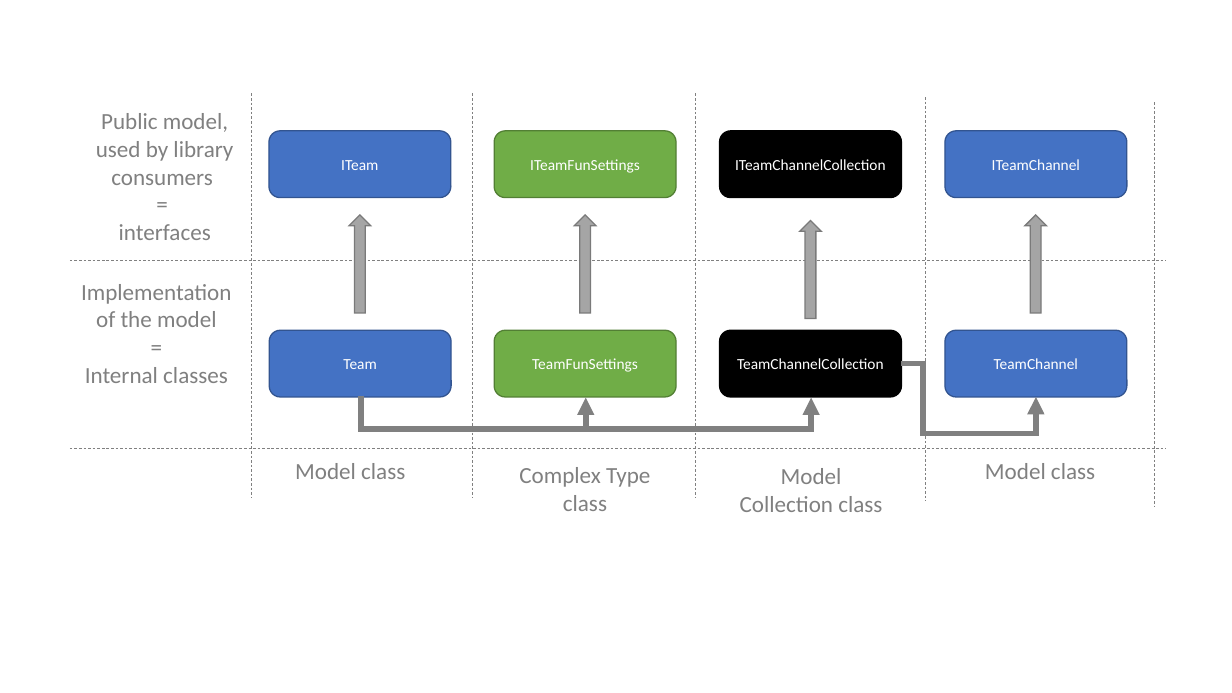
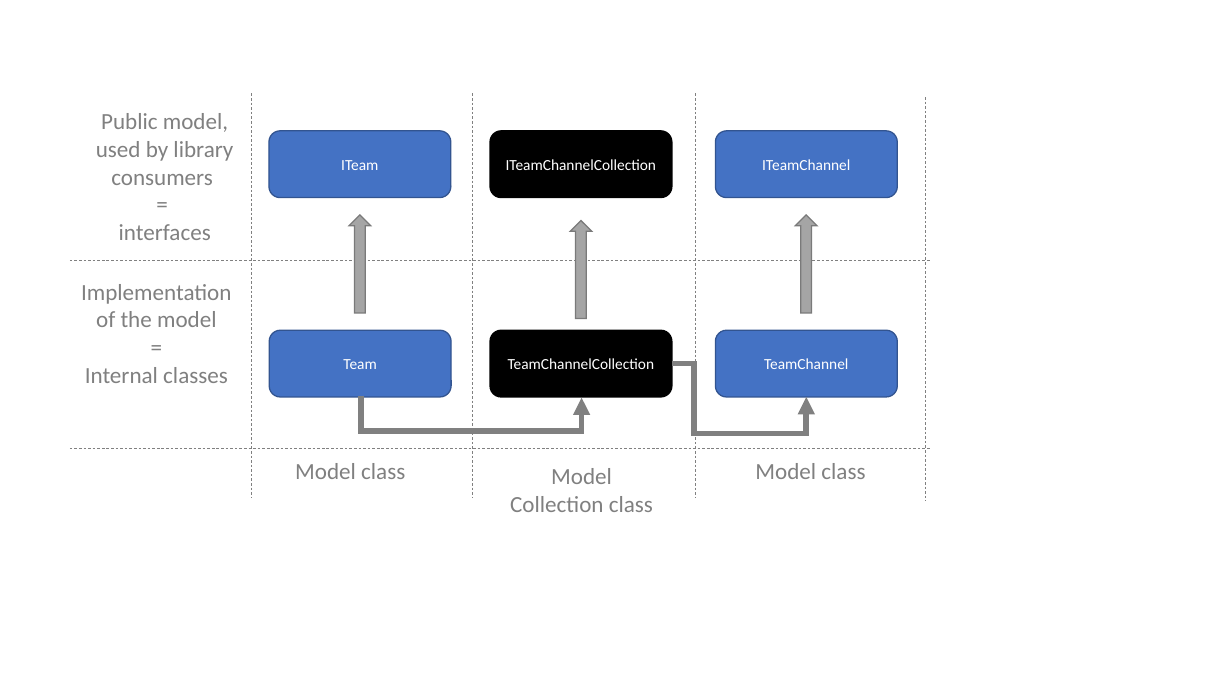
Before and after one commit to pnp/pnpcore, a slide deck: slide 1 of docs/Documentation drawings.pptx. Drawn at 1232x693 pixels with LibreOffice and Linux fonts; fonts in the diff are those of the drawing. Boxes give left, top, right and bottom in pixels: in the first picture for what was removed or moved away, otherwise in the second. Text is boxed around its words. In the diff, an @@ line names an element or a change of style, - is before the commit and + after.

```diff
--- a/docs/Documentation drawings.pptx
+++ b/docs/Documentation drawings.pptx
@@ line removed from (1154, 103) to (1154, 506) @@
@@ rounded rectangle removed at <box>494,131,677,198</box> @@
-ITeamFunSettings
@@ up arrow removed at <box>575,215,596,313</box> @@
@@ line moved from (70, 261) - (1166, 261) to (70, 261) - (932, 261) @@
@@ rounded rectangle removed at <box>494,330,677,396</box> @@
-TeamFunSettings
@@ 4 rounded rectangles, 2 texts, 2 up arrows, 1 elbow arrow: place and size @@
-4 rounded rectangles, 2 texts, 2 up arrows, 1 elbow arrow at <box>720,131,1128,512</box>
+4 rounded rectangles, 2 texts, 2 up arrows, 1 elbow arrow at <box>490,131,897,512</box>
@@ elbow arrow moved from (360, 396) - (811, 397) to (360, 396) - (581, 397) @@
@@ elbow arrow removed from (360, 396) to (586, 397) @@
@@ line moved from (70, 448) - (1166, 448) to (70, 448) - (931, 448) @@
@@ text removed at <box>519,467,650,511</box> @@
-Complex Type class
```
Also in this commit, not shown: 5 other files.
